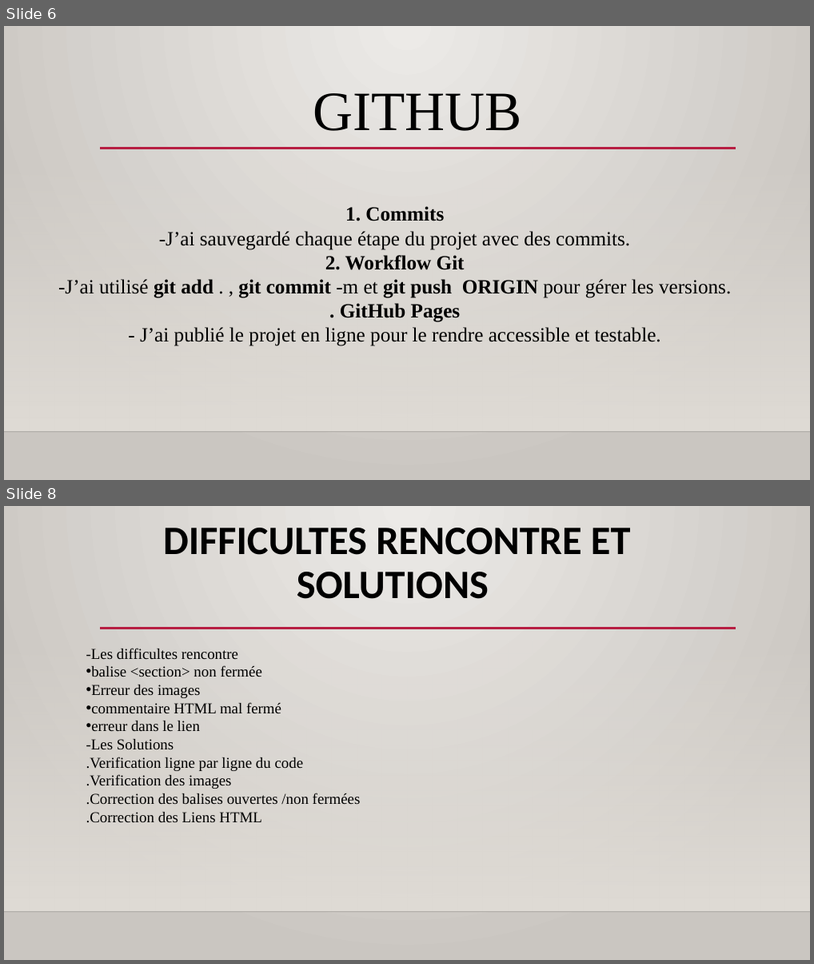
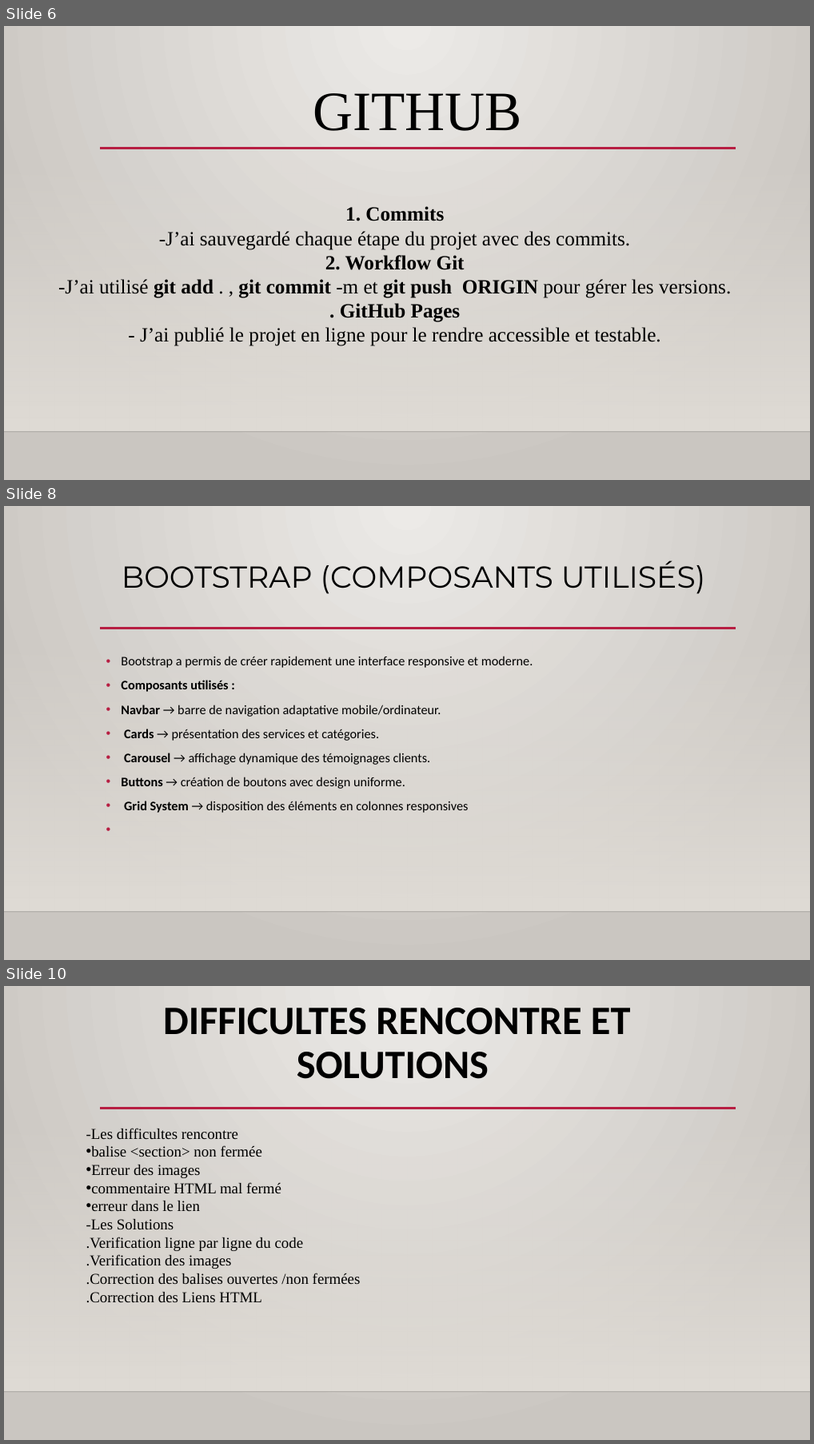
Before and after one commit to diao91627-coder/Aissatou_DIAO_AfriTalent, a slide deck: docs/DIAO_Aissatou_Presentation.pptx. Shown one above the other, each under a label of ours: slides 6 and 8 before the commit, slides 6, 8 and 10 after it; the slides between them are not shown. The pictures are 814x964 and 814x1444 pixels, drawn with LibreOffice and Linux fonts; fonts in the diff are those of the drawing; background and template pictures are left out. Boxes give left, top, right and bottom in pixels: in the first picture for what was removed or moved away, otherwise in the second. Text is boxed around its words. In the diff, an @@ line names an element or a change of style, - is before the commit and + after.

```diff
--- a/docs/DIAO_Aissatou_Presentation.pptx
+++ b/docs/DIAO_Aissatou_Presentation.pptx
@@ slide 8 added at [4,506,810,960], background gradient #ECEAE7 to #CAC7C1; not listed: 3 template elements that a slide beside it also shows @@
@@ title added at [122,560,706,594], 36 pt, text #000000 @@
+BOOTSTRAP (COMPOSANTS UTILISÉS)
@@ text added at [121,656,534,812], 15.5 pt, text #000000 @@
+• Bootstrap a permis de créer rapidement une interface responsive et moderne.
+• Composants utilisés :
+• Navbar → barre de navigation adaptative mobile/ordinateur.
+• Cards → présentation des services et catégories.
+• Carousel → affichage dynamique des témoignages clients.
+• Buttons → création de boutons avec design uniforme.
+• Grid System → disposition des éléments en colonnes responsives
@@ what was slide 8 is now slide 10 @@
```
Also in this commit, not shown: 2 slides changed, 3 other slides added, 1 slide removed, 2 other files.
